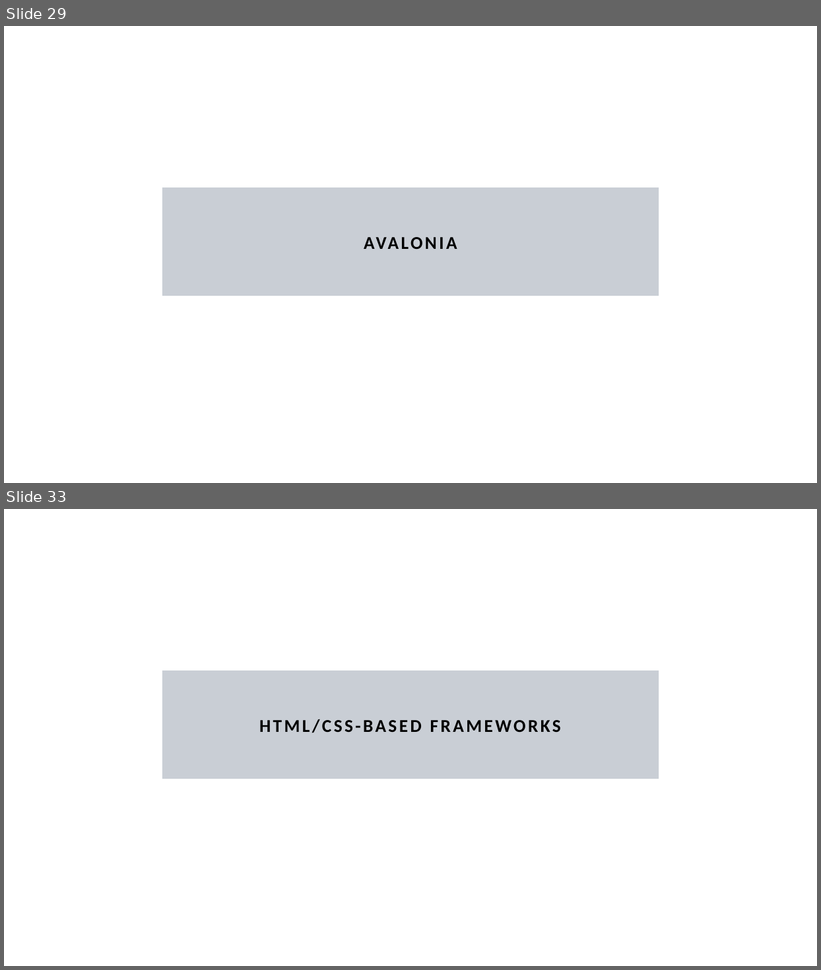
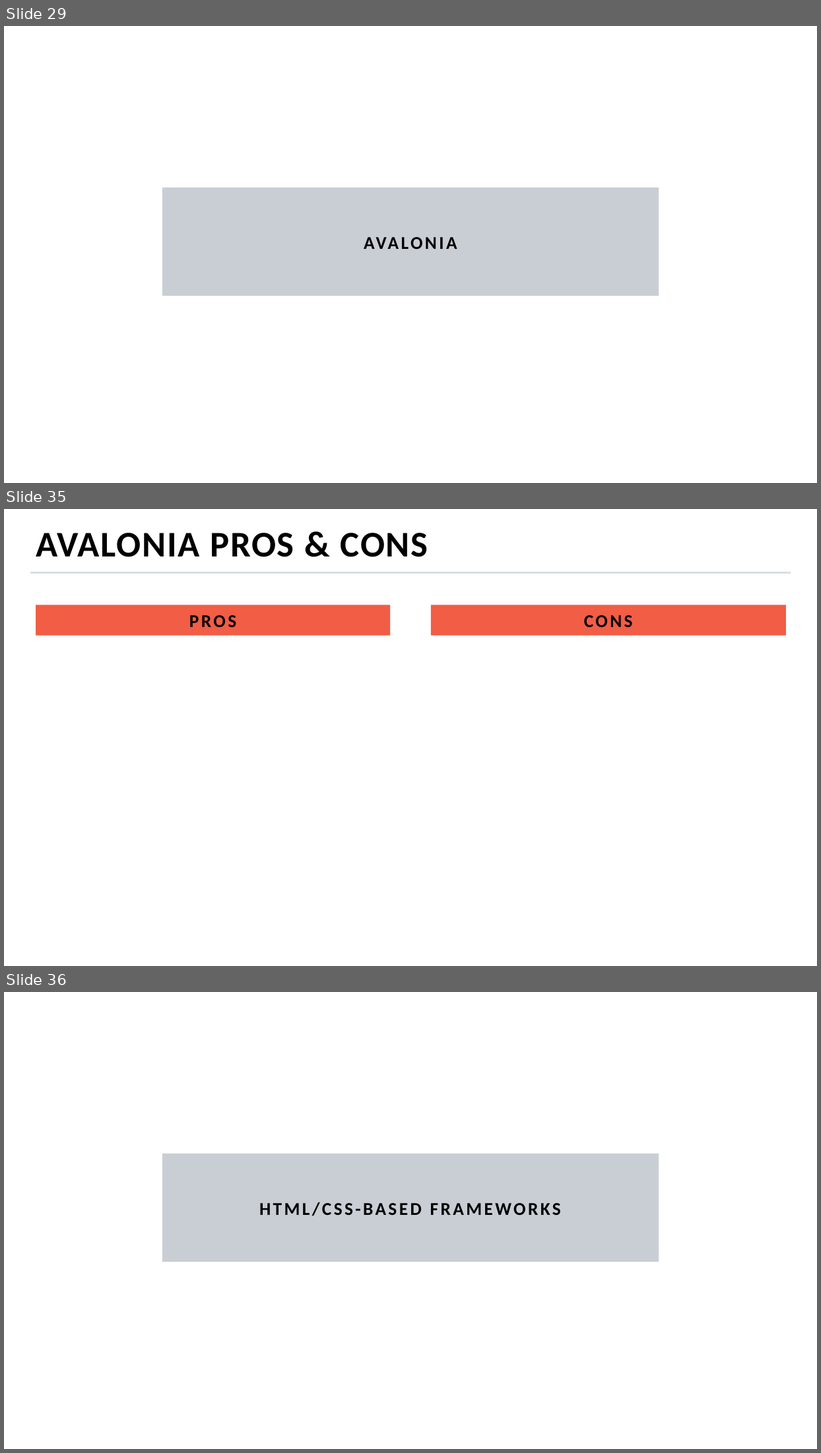
Before and after one commit to MihailRomanov/TechTalks_GUI_in_Net, a slide deck: presentation.pptx. Shown one above the other, each under a label of ours: slides 29 and 33 before the commit, slides 29, 35 and 36 after it; the slides between them are not shown. The pictures are 821x970 and 821x1453 pixels, drawn with LibreOffice and Linux fonts; fonts in the diff are those of the drawing; background and template pictures are left out. Boxes give left, top, right and bottom in pixels: in the first picture for what was removed or moved away, otherwise in the second. Text is boxed around its words. In the diff, an @@ line names an element or a change of style, - is before the commit and + after.

```diff
--- a/presentation.pptx
+++ b/presentation.pptx
@@ slide 35 added at (x1=4, y1=509, x2=817, y2=966), background picture (left out) @@
@@ title added at (x1=36, y1=533, x2=428, y2=557), 32 pt, text #000000, bold @@
+AVALONIA PROS & CONS
@@ line added from (30, 572) to (791, 572), #DADEE5 1.5 pt @@
@@ text added at (x1=36, y1=605, x2=390, y2=636), fill #F15D45, 16 pt, text #000000, bold @@
+PROS
@@ text added at (x1=431, y1=605, x2=786, y2=636), fill #F15D45, 16 pt, text #000000, bold @@
+CONS
@@ what was slide 33 is now slide 36 @@
```
Also in this commit, not shown: 1 slide changed, 5 other slides added, 5 slides removed.
